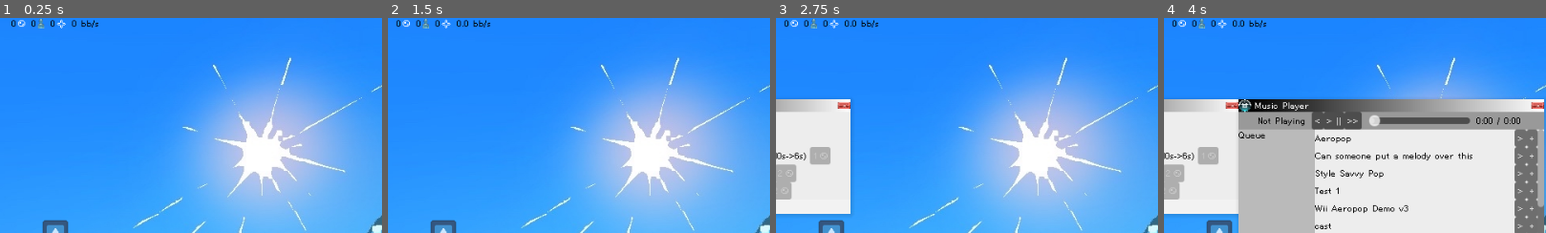
Above: before the commit, frames 1-4 (left to right).
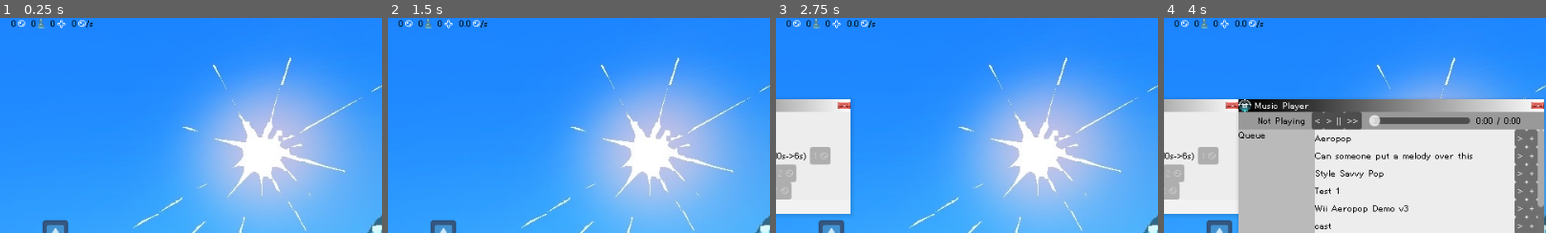
Above: after the commit, the same moments.

Repository: Kipuru/incremental-game
Game: Godot game, scene res://Game/Root/main_game.tscn
Same seed, same stepped clock (60 frames per second), same inputs: the game is played once before the commit and once after it. The engine's default icon, where the game draws it, is replaced by a stand-in: a white triangle on a blue panel in a dark square.
Inputs (mouse positions are % of the whole screen's width and height, from its top left):
- Up to frame 1 (0.25 s): no input
- Up to frame 2 (1.5 s): click (44, 97) at 0.5 s; click (44, 97) at 1.25 s
- Up to frame 3 (2.75 s): click (44, 97) at 2 s
- Up to frame 4 (4 s): click (56, 97) at 2.75 s; click (50, 97) at 3.5 s
The pictures show only the part of the screen within x 43-93%, y 0-50%; the shares and areas given below are measured in that part.

The runs differ from the first frame. In frame 1, 0.1% of the frame differs, in the area x 20-26%, y 0-5%; in frame 2, 0.6%, in the area x 2-27%, y 0-5%; in frame 3, 0.6%; in frame 4, 0.6%.

Commit message:
Small visual adjustments

Diff:
--- a/Game/Root/main_game.tscn
+++ b/Game/Root/main_game.tscn
@@ -123,16 +123,16 @@
 grow_horizontal = 2
 theme_override_constants/separation = 8
 script = ExtResource("8_7ksg5")
-bb_counter = NodePath("BBCounter/Label")
-ig_counter = NodePath("IGCounter/Label")
-prestige_counter = NodePath("PrestigeCounter/Label")
-bb_rate = NodePath("BBRate")
+bb_counter = NodePath("BBCounter/Value")
+ig_counter = NodePath("IGCounter/Value")
+prestige_counter = NodePath("PrestigeCounter/Value")
+bb_rate = NodePath("BBRate/Value")
 
 [node name="BBCounter" type="HBoxContainer" parent="Overlay/StatsDisplay"]
 layout_mode = 2
 theme_override_constants/separation = 2
 
-[node name="Label" type="Label" parent="Overlay/StatsDisplay/BBCounter"]
+[node name="Value" type="Label" parent="Overlay/StatsDisplay/BBCounter"]
 layout_mode = 2
 theme = ExtResource("7_byrwq")
 text = "0"
@@ -147,7 +147,7 @@
 layout_mode = 2
 theme_override_constants/separation = 2
 
-[node name="Label" type="Label" parent="Overlay/StatsDisplay/IGCounter"]
+[node name="Value" type="Label" parent="Overlay/StatsDisplay/IGCounter"]
 layout_mode = 2
 theme = ExtResource("7_byrwq")
 text = "0"
@@ -162,7 +162,7 @@
 layout_mode = 2
 theme_override_constants/separation = 2
 
-[node name="Label" type="Label" parent="Overlay/StatsDisplay/PrestigeCounter"]
+[node name="Value" type="Label" parent="Overlay/StatsDisplay/PrestigeCounter"]
 layout_mode = 2
 theme = ExtResource("7_byrwq")
 text = "0"
@@ -173,10 +173,29 @@
 texture = ExtResource("12_7ksg5")
 stretch_mode = 3
 
-[node name="BBRate" type="Label" parent="Overlay/StatsDisplay"]
-layout_mode = 2
-theme = ExtResource("7_byrwq")
-text = "0 bb/s"
+[node name="BBRate" type="HBoxContainer" parent="Overlay/StatsDisplay"]
+layout_mode = 2
+theme_override_constants/separation = 2
+
+[node name="Value" type="Label" parent="Overlay/StatsDisplay/BBRate"]
+layout_mode = 2
+theme = ExtResource("7_byrwq")
+text = "0"
+horizontal_alignment = 2
+
+[node name="HBoxContainer" type="HBoxContainer" parent="Overlay/StatsDisplay/BBRate"]
+layout_mode = 2
+theme_override_constants/separation = 1
+
+[node name="TextureRect" type="TextureRect" parent="Overlay/StatsDisplay/BBRate/HBoxContainer"]
+layout_mode = 2
+texture = ExtResource("10_nrt6e")
+stretch_mode = 3
+
+[node name="persecond" type="Label" parent="Overlay/StatsDisplay/BBRate/HBoxContainer"]
+layout_mode = 2
+theme = ExtResource("7_byrwq")
+text = "/s"
 horizontal_alignment = 2
 
 [connection signal="timeout" from="Underlay/Water/Timer" to="Underlay/Water" method="_on_timer_timeout"]
--- a/Game/UI/Store/store_item.gd
+++ b/Game/UI/Store/store_item.gd
@@ -46,6 +46,7 @@
 	if _item.is_maxed():
 		_buy_button.text = str(MAX_TEXT)
 		_buy_button.disabled = true
+		_buy_button.icon = null
 		return
 
 	var before_value = _item.value
--- a/Game/UI/stats_display.gd
+++ b/Game/UI/stats_display.gd
@@ -26,4 +26,4 @@
 	prestige_counter.text = str(value)
 
 func on_bb_collection_rate_updated(value: float):
-	bb_rate.text = str(value) + " bb/s"
+	bb_rate.text = str(value)
